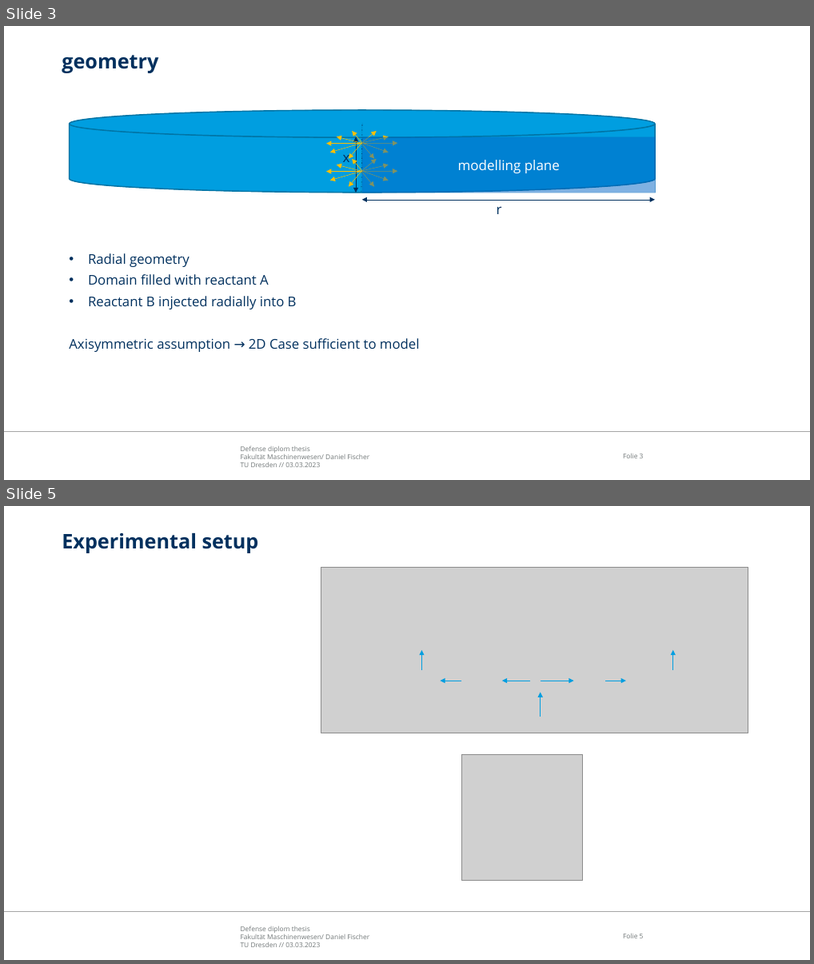
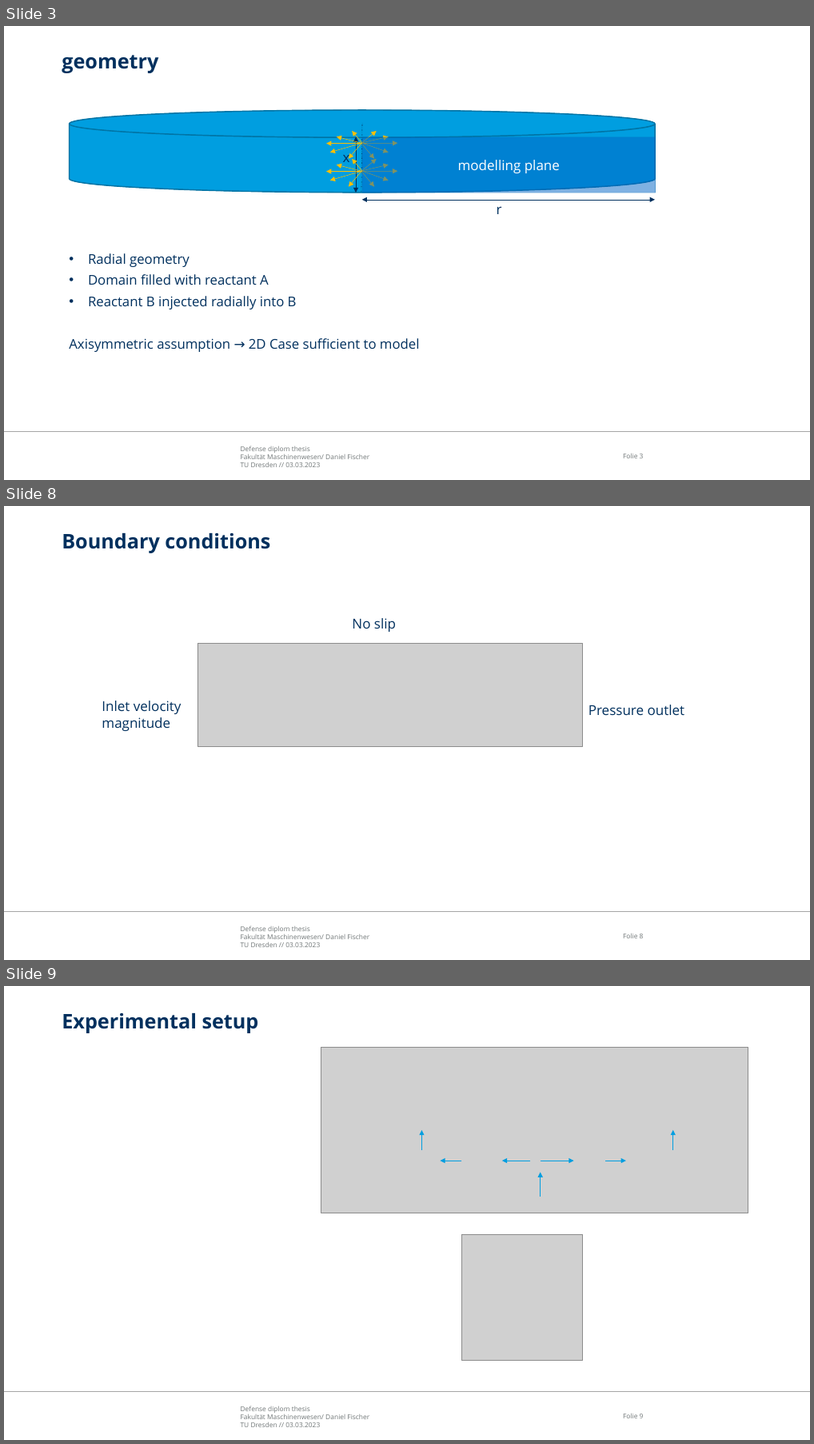
Before and after one commit to fischer-sw/thesis-diplom-daniel, a slide deck: Presentationen/Defense_presentation.pptx. Shown one above the other, each under a label of ours: slides 3 and 5 before the commit, slides 3, 8 and 9 after it; the slides between them are not shown. The pictures are 814x964 and 814x1444 pixels, drawn with LibreOffice and Linux fonts; fonts in the diff are those of the drawing; grey boxes stand for pictures; background and template pictures are left out. Boxes give left, top, right and bottom in pixels: in the first picture for what was removed or moved away, otherwise in the second. Text is boxed around its words. In the diff, an @@ line names an element or a change of style, - is before the commit and + after.

```diff
--- a/Presentationen/Defense_presentation.pptx
+++ b/Presentationen/Defense_presentation.pptx
@@ slide 8 added at box(4, 506, 810, 960), background #FFFFFF; not listed: 3 template elements that a slide beside it also shows @@
@@ title added at box(62, 533, 270, 553), 24 pt, text #00305E, bold @@
+Boundary conditions
@@ text added at box(352, 618, 396, 632), 16.2 pt, text #00305E @@
+No slip
@@ picture added at box(198, 644, 582, 746) @@
@@ text added at box(102, 700, 182, 731), 16.2 pt, text #00305E @@
+Inlet velocity magnitude
@@ text added at box(589, 704, 686, 715), 16.2 pt, text #00305E @@
+Pressure outlet
@@ what was slide 5 is now slide 9 @@
```
Also in this commit, not shown: 1 slide changed, 9 other slides added, 1 slide removed, 2 other files.
